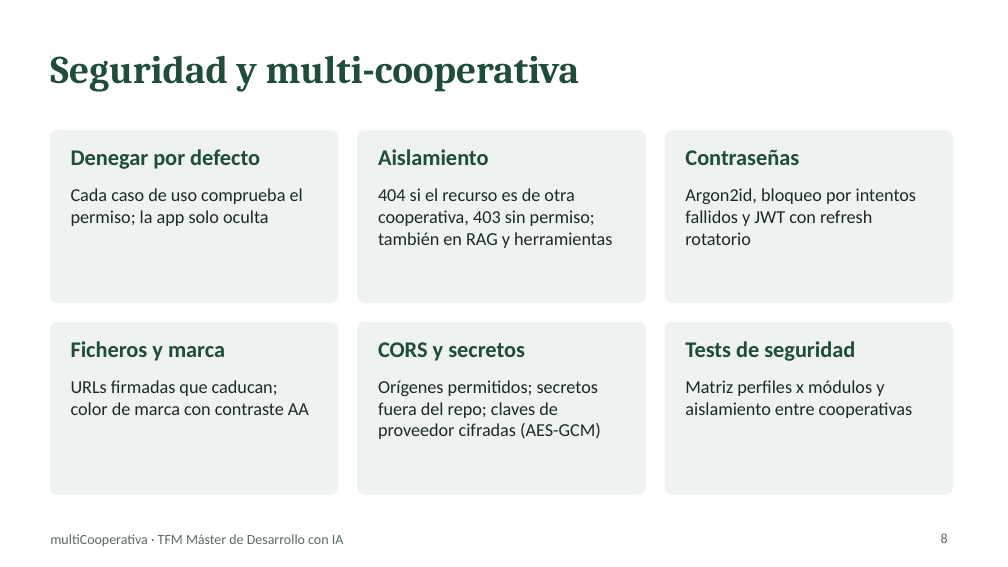
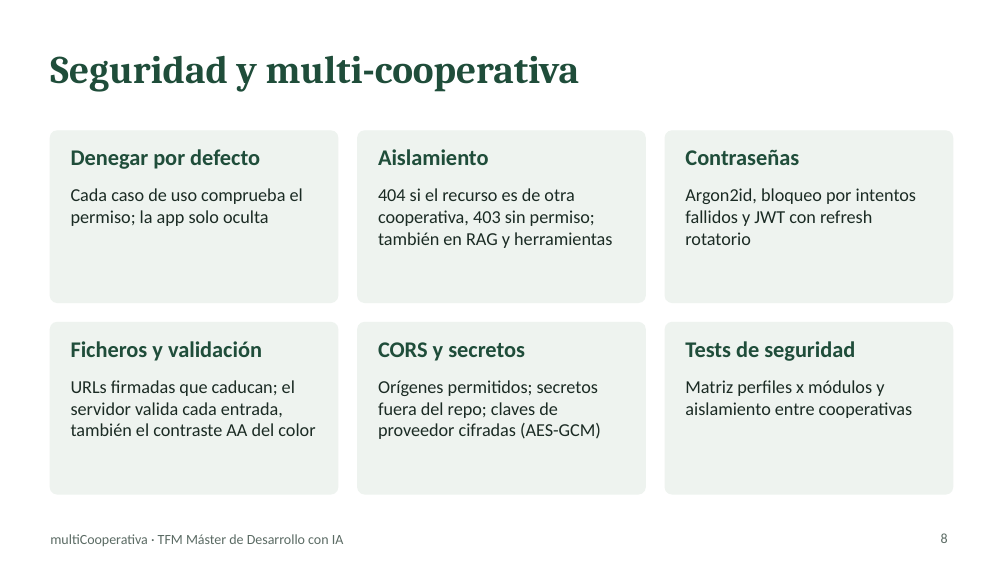
Before and after one commit to chaparro2001/multiCooperativa, a slide deck: slide 8 of docs/slides/multicooperativa-tfm.pptx. Drawn at 1008x567 pixels with LibreOffice and Linux fonts; fonts in the diff are those of the drawing. Boxes give left, top, right and bottom in pixels: in the first picture for what was removed or moved away, otherwise in the second. Text is boxed around its words. In the diff, an @@ line names an element or a change of style, - is before the commit and + after.

```diff
--- a/docs/slides/multicooperativa-tfm.pptx
+++ b/docs/slides/multicooperativa-tfm.pptx
@@ text at box(71, 341, 262, 361): text changed @@
-Ficheros y marca
+Ficheros y validación
@@ text at box(71, 380, 315, 436): text changed @@
-URLs firmadas que caducan; color de marca con contraste AA
+URLs firmadas que caducan; el servidor valida cada entrada, también el contraste AA del color
```
Also in this commit, not shown: 4 other slides changed, 2 other files.
